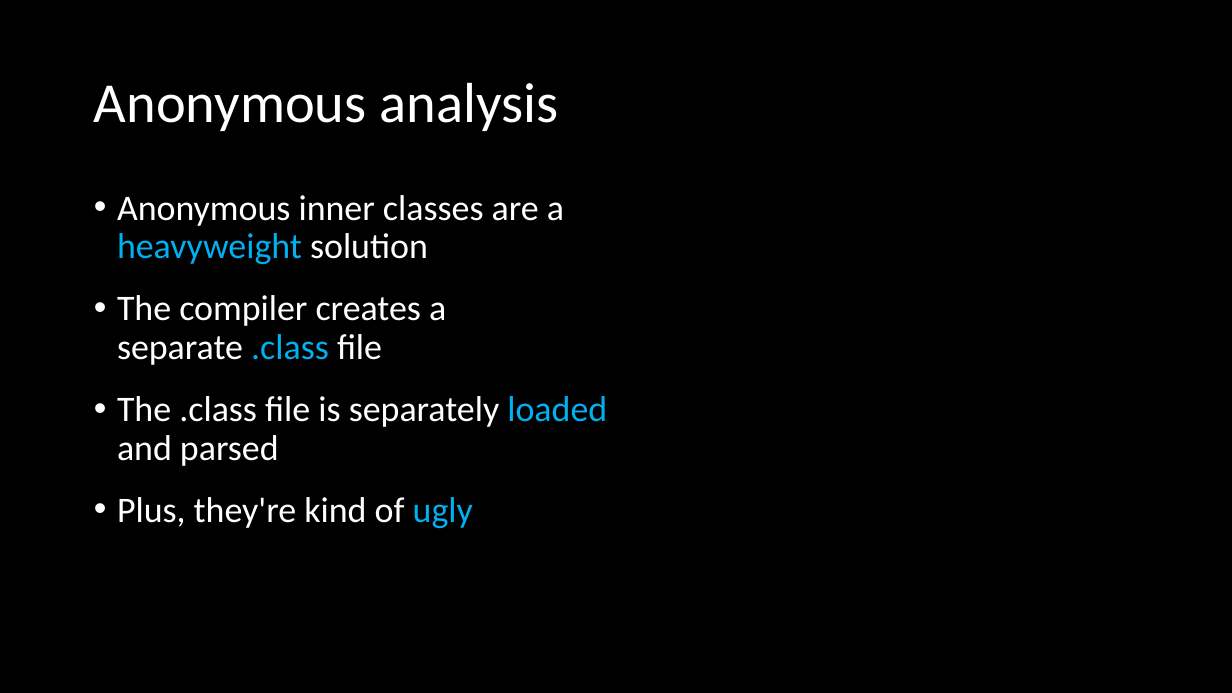
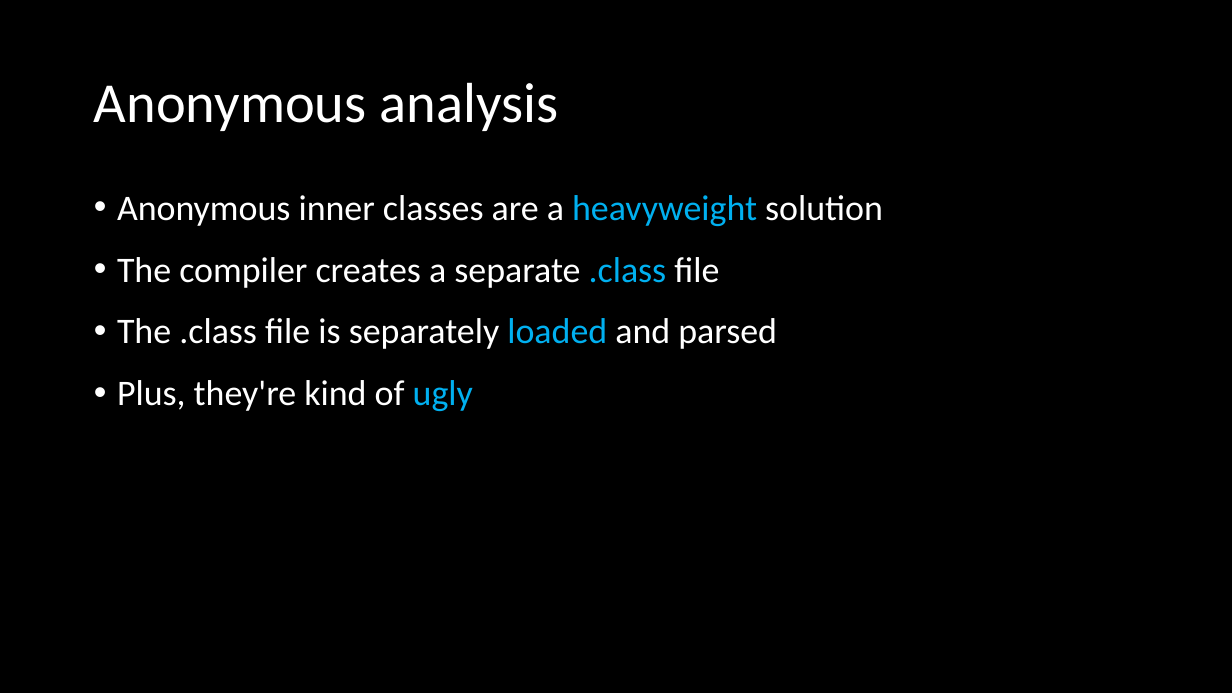
Before and after one commit to ckiefriter1/PT-BESD, a slide deck: slide 19 of Week11/W11.06. Changing Sort Order with Streams.pptx. Drawn at 1232x693 pixels with LibreOffice and Linux fonts; fonts in the diff are those of the drawing. Boxes give left, top, right and bottom in pixels: in the first picture for what was removed or moved away, otherwise in the second. Text is boxed around its words. In the diff, an @@ line names an element or a change of style, - is before the commit and + after.

```diff
--- a/Week11/W11.06. Changing Sort Order with Streams.pptx
+++ b/Week11/W11.06. Changing Sort Order with Streams.pptx
@@ text "Anonymous inner classes are a ..." rewrapped from <box>117,195,607,528</box> to <box>117,195,883,411</box> @@
```
Also in this commit, not shown: 2 other slides changed, 7 other files.
